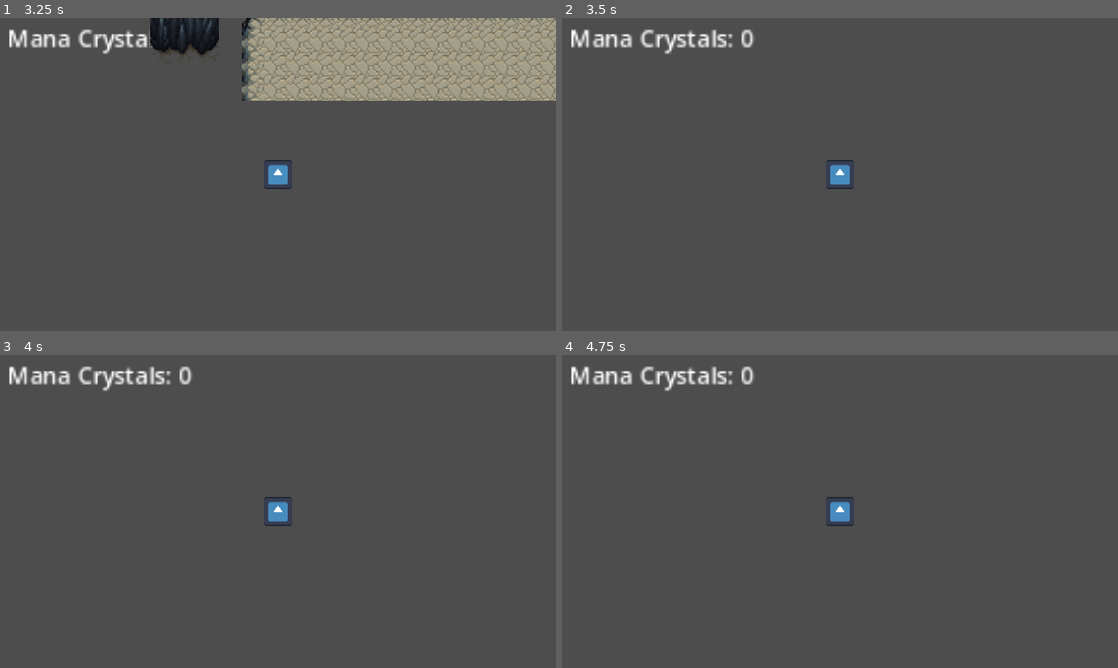
Above: before the commit, frames 1-4 (two rows, left to right).
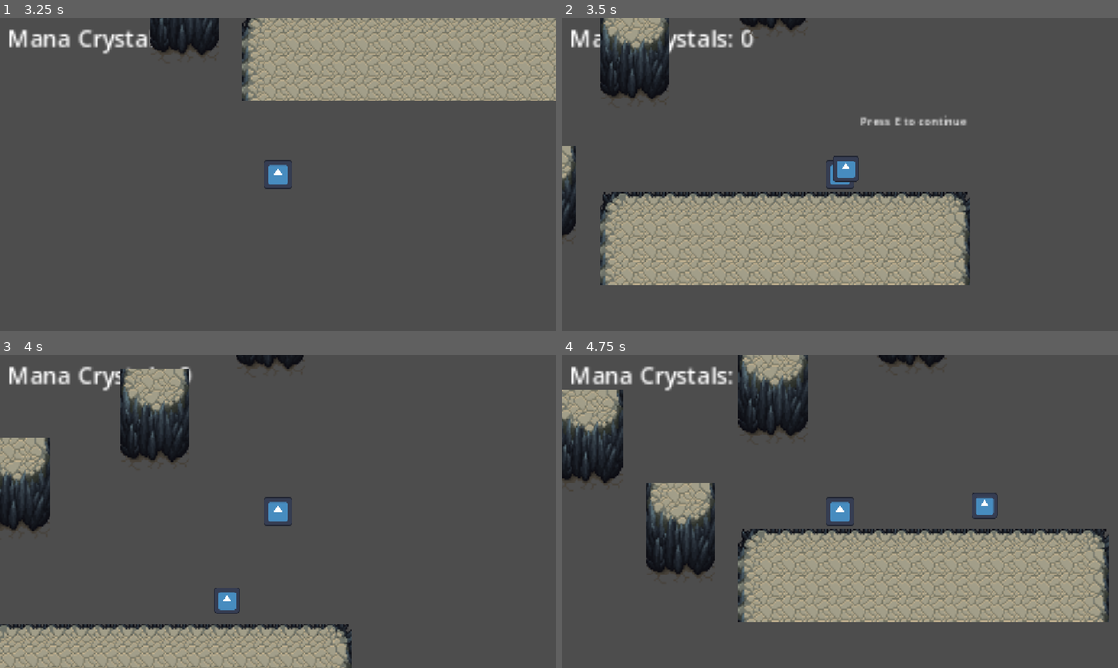
Above: after the commit, the same moments.

Repository: multii-RC/P3_Real_Puzzle
Game: Godot game, scene res://Scenes/world.tscn
The game is run twice, just before and just after one commit, with the same random seed, the same clock (stepped at 60 frames per second) and the same inputs. The engine's default icon, where the game draws it, is replaced by a stand-in: a white triangle on a blue panel in a dark square.
Inputs:
- Up to frame 1 (3.25 s): hold Right (right) 0.53-2.03 s; tap E (Interact) every 0.75 s from 0.6 to 2.85 s; tap Up (jump) at 0.77, 1.52, 3.02 s; tap Enter at 2 s; hold Left (left) 2.03-2.78 s; hold Right (right) from 2.78 s (still down)
- Up to frame 2 (3.5 s): keep holding Right (right)
- Up to frame 3 (4 s): keep holding Right (right); tap E (Interact) at 3.5, 3.6 s; tap Up (jump) at 3.77 s
- Up to frame 4 (4.75 s): release Right (right) at 4.28 s; hold Left (left) from 4.28 s (still down); tap E (Interact) at 4.35 s; tap Up (jump) at 4.52 s

Frame 1 is identical in both runs. In frame 2, 24% of the frame differs, in the area x 0-74%, y 0-86%; in frame 3, 15%; in frame 4, 29%, in the area x 0-99%, y 0-86%.

Commit message:
reset works?

Diff:
--- a/p-3-real-puzzle/Scenes/reset.gd
+++ b/p-3-real-puzzle/Scenes/reset.gd
@@ -14,5 +14,4 @@
 
 func _on_body_entered(body: Node2D) -> void:
 	print("Body enters world boundary")
-	if player:
-		player.global_position = $Control.global_position
+	$"../player".global_position = $Control.global_position
